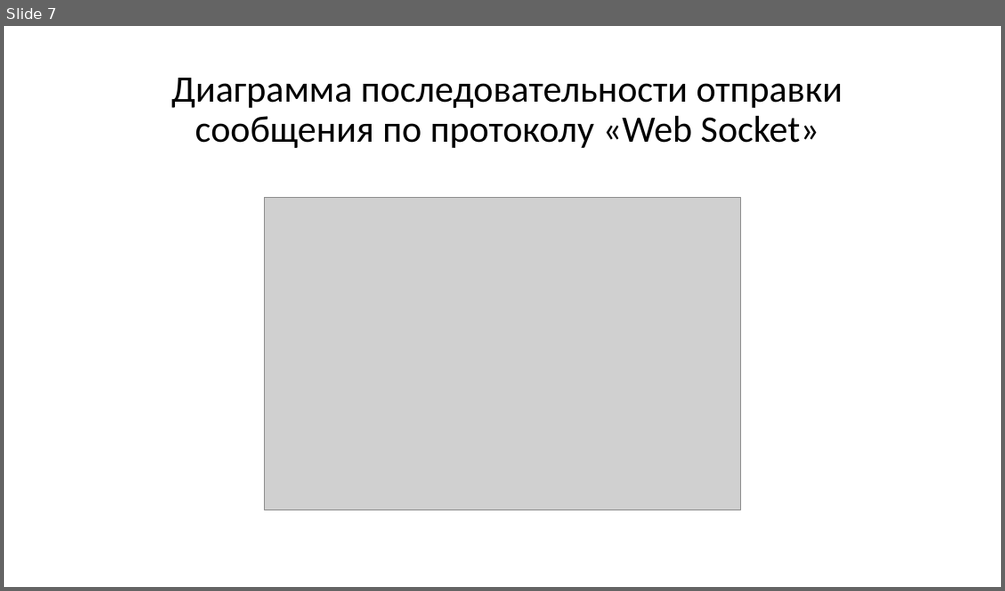
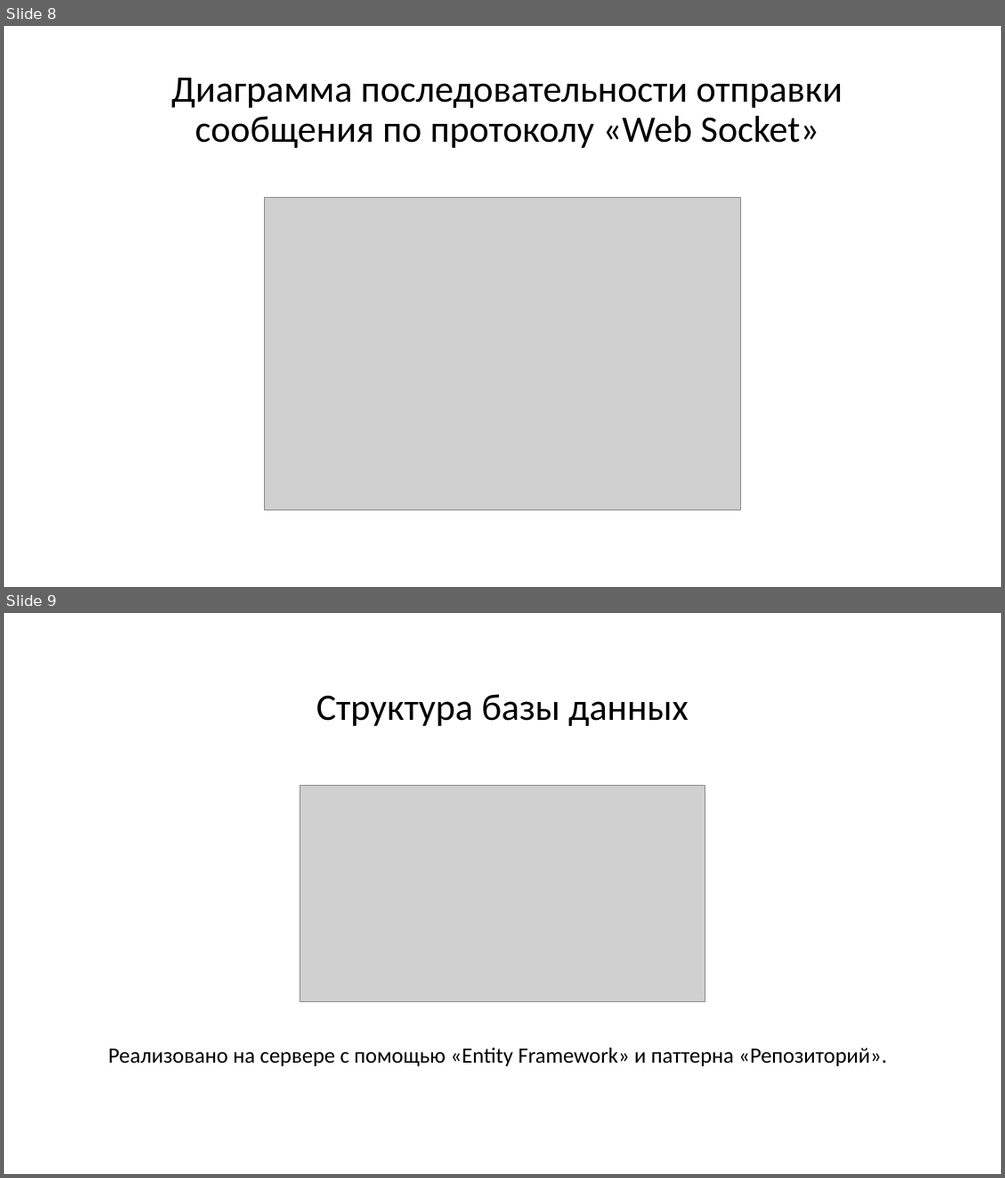
Before and after one commit to TigarBel/Grammes, a slide deck: Клиент-серверное приложение.pptx. Shown one above the other, each under a label of ours: slide 7 before the commit, slides 8 and 9 after it. The pictures are 1005x591 and 1005x1178 pixels, drawn with LibreOffice and Linux fonts; fonts in the diff are those of the drawing; grey boxes stand for pictures. Boxes give left, top, right and bottom in pixels: in the first picture for what was removed or moved away, otherwise in the second. Text is boxed around its words. In the diff, an @@ line names an element or a change of style, - is before the commit and + after.

```diff
--- a/Клиент-серверное приложение.pptx
+++ b/Клиент-серверное приложение.pptx
@@ slide 9 added at <box>4,613,1001,1174</box>, background #FFFFFF @@
@@ text added at <box>316,694,688,726</box>, 36 pt, text #000000 @@
+Структура базы данных
@@ picture added at <box>300,786,704,1002</box> @@
@@ text added at <box>108,1047,886,1066</box>, 21 pt, text #000000 @@
+Реализовано на сервере с помощью «Entity Framework» и паттерна «Репозиторий».
@@ what was slide 7 is now slide 8 @@
```
Also in this commit, not shown: 5 slides changed, 4 other slides added, 3 slides removed, 30 other files.
